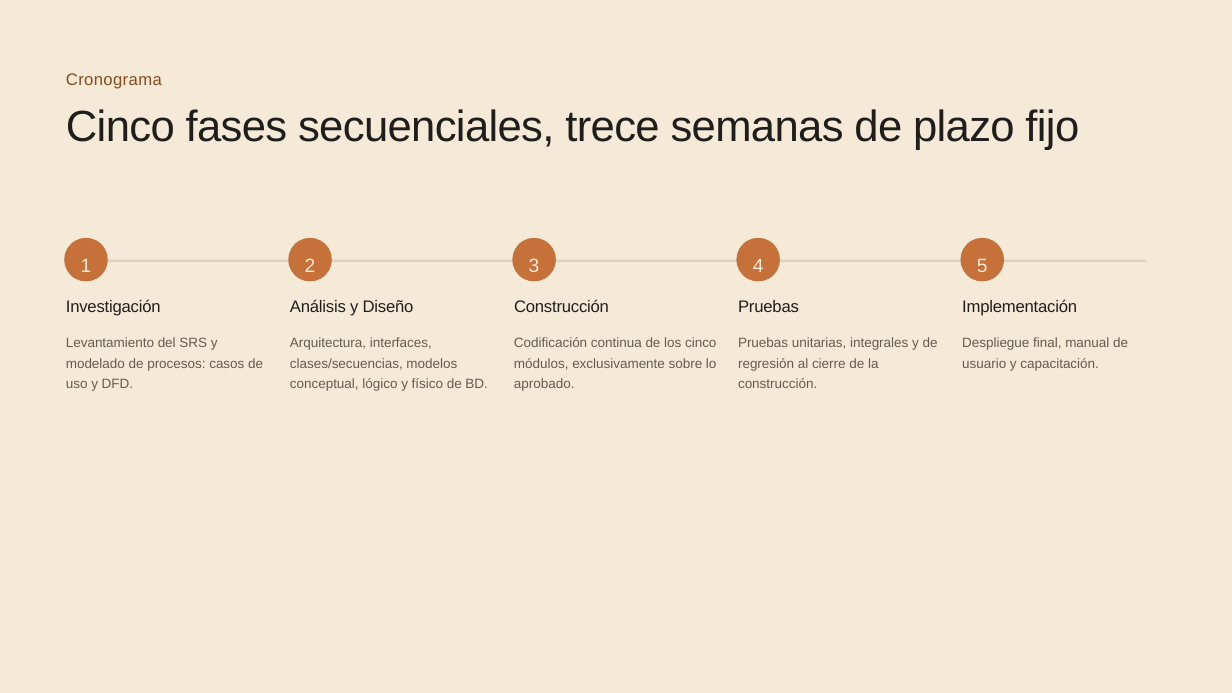
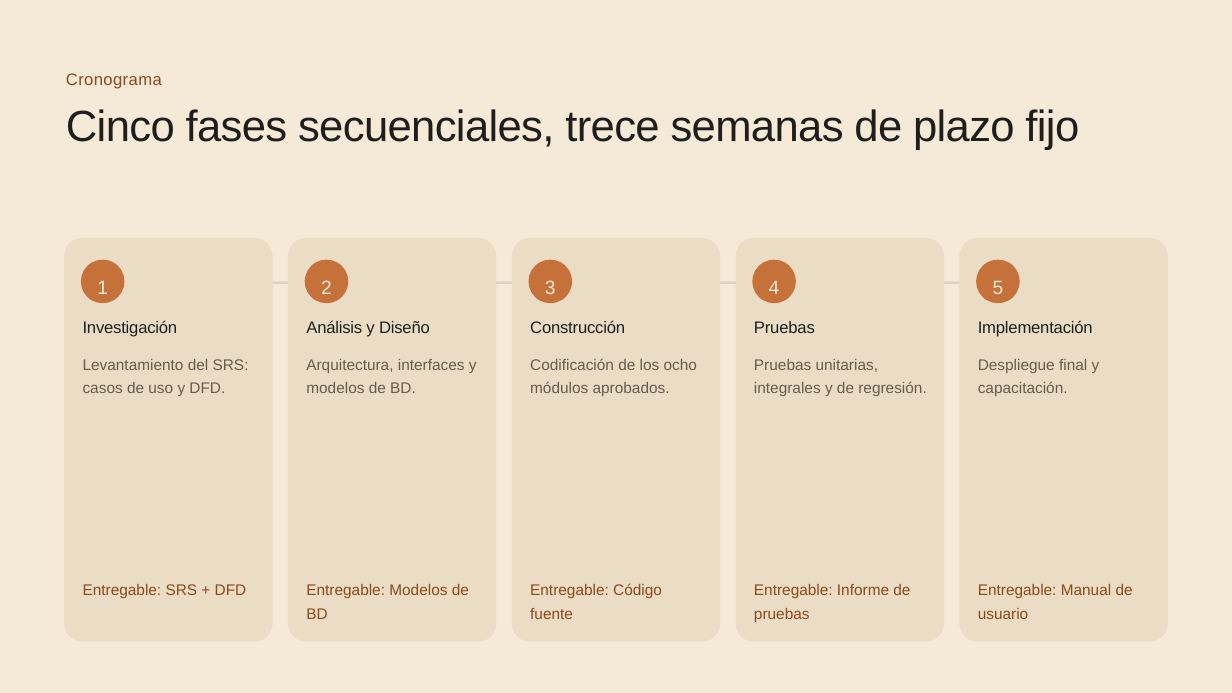
Before and after one commit to DarwinDevCode/Proyect-VetCare, a slide deck: slide 8 of Proyecto_VetCare__Desarrollo_y_metodolog_a.pptx. Drawn at 1232x693 pixels with LibreOffice and Linux fonts; fonts in the diff are those of the drawing. Boxes give left, top, right and bottom in pixels: in the first picture for what was removed or moved away, otherwise in the second. Text is boxed around its words. In the diff, an @@ line names an element or a change of style, - is before the commit and + after.

```diff
--- a/Proyecto_VetCare__Desarrollo_y_metodolog_a.pptx
+++ b/Proyecto_VetCare__Desarrollo_y_metodolog_a.pptx
@@ rounded rectangle added at bbox=[64, 238, 272, 642], fill #EBDDC5 @@
@@ rounded rectangle added at bbox=[288, 238, 496, 642], fill #EBDDC5 @@
@@ rounded rectangle added at bbox=[512, 238, 720, 642], fill #EBDDC5 @@
@@ rounded rectangle added at bbox=[736, 238, 944, 642], fill #EBDDC5 @@
@@ rounded rectangle added at bbox=[959, 238, 1167, 642], fill #EBDDC5 @@
@@ 5 texts, 5 ellipses: place and size @@
-5 texts, 5 ellipses at bbox=[64, 238, 1004, 282]
+5 texts, 5 ellipses at bbox=[81, 259, 1020, 303]
@@ rectangle: place and size @@
-rectangle at bbox=[86, 259, 1146, 262]
+rectangle at bbox=[103, 282, 1130, 284]
@@ text "Investigación": place and size @@
-text "Investigación" at bbox=[66, 299, 161, 316]
+text "Investigación" at bbox=[83, 320, 178, 337]
@@ text "Análisis y Diseño": place and size @@
-text "Análisis y Diseño" at bbox=[290, 299, 414, 316]
+text "Análisis y Diseño" at bbox=[306, 320, 430, 337]
@@ text "Construcción": place and size @@
-text "Construcción" at bbox=[514, 299, 609, 312]
+text "Construcción" at bbox=[530, 320, 625, 333]
@@ text "Pruebas": place and size @@
-text "Pruebas" at bbox=[738, 300, 799, 312]
+text "Pruebas" at bbox=[754, 321, 815, 333]
@@ text "Implementación": place and size @@
-text "Implementación" at bbox=[962, 299, 1077, 316]
+text "Implementación" at bbox=[978, 320, 1093, 337]
@@ text at bbox=[83, 359, 249, 396]: text changed; size 15.8 to 18 pt @@
-Levantamiento del SRS y modelado de procesos: casos de uso y DFD.
+Levantamiento del SRS: casos de uso y DFD.
@@ text at bbox=[306, 359, 477, 393]: text changed; size 15.8 to 18 pt @@
-Arquitectura, interfaces, clases/secuencias, modelos conceptual, lógico y físico de BD.
+Arquitectura, interfaces y modelos de BD.
@@ text at bbox=[530, 358, 697, 396]: text changed; size 15.8 to 18 pt @@
-Codificación continua de los cinco módulos, exclusivamente sobre lo aprobado.
+Codificación de los ocho módulos aprobados.
@@ text at bbox=[754, 359, 926, 396]: text changed; size 15.8 to 18 pt @@
-Pruebas unitarias, integrales y de regresión al cierre de la construcción.
+Pruebas unitarias, integrales y de regresión.
@@ text at bbox=[978, 359, 1100, 396]: text changed; size 15.8 to 18 pt @@
-Despliegue final, manual de usuario y capacitación.
+Despliegue final y capacitación.
@@ text added at bbox=[83, 584, 247, 598], 18 pt, text #8C491A @@
+Entregable: SRS + DFD
@@ text added at bbox=[306, 584, 469, 619], 18 pt, text #8C491A @@
+Entregable: Modelos de BD
@@ text added at bbox=[530, 583, 662, 619], 18 pt, text #8C491A @@
+Entregable: Código fuente
@@ text added at bbox=[754, 584, 910, 622], 18 pt, text #8C491A @@
+Entregable: Informe de pruebas
@@ text added at bbox=[978, 584, 1133, 619], 18 pt, text #8C491A @@
+Entregable: Manual de usuario
```
Also in this commit, not shown: 9 other slides changed, 1 slide added, 1 slide removed, 2 other files.
